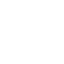
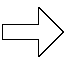
The second 64×64 image is a revision of the first. Changes to its layers:
painted on "Layer 2" over box(2, 7, 64, 57)
